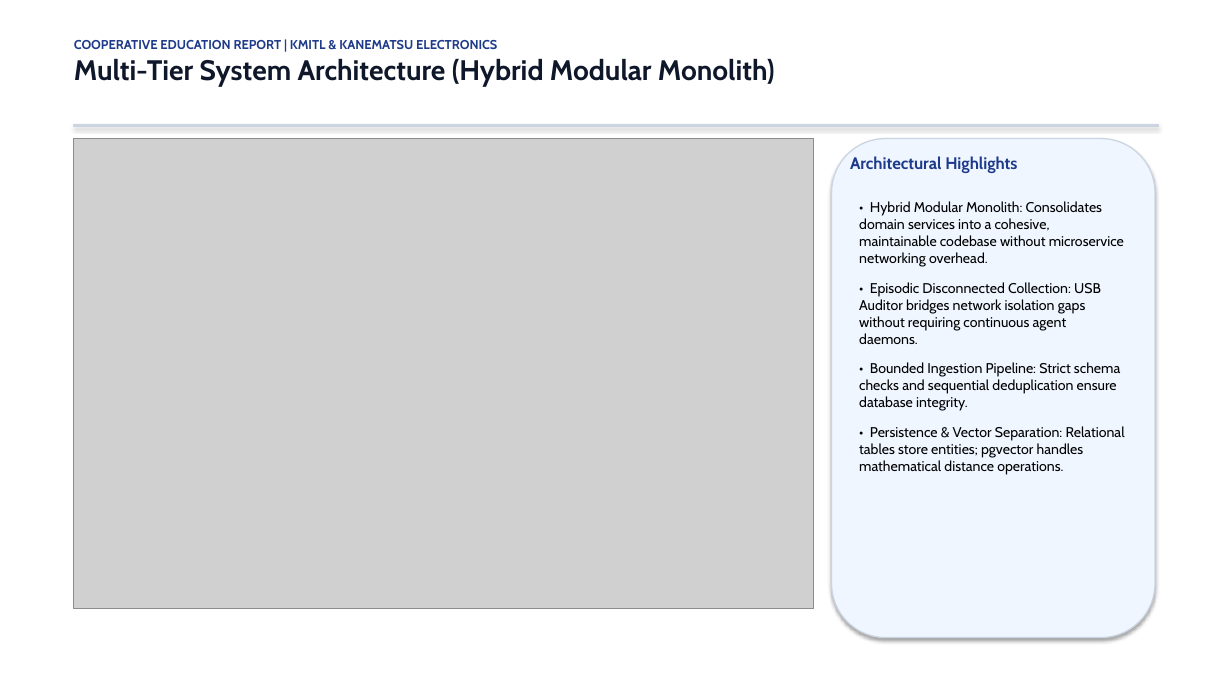
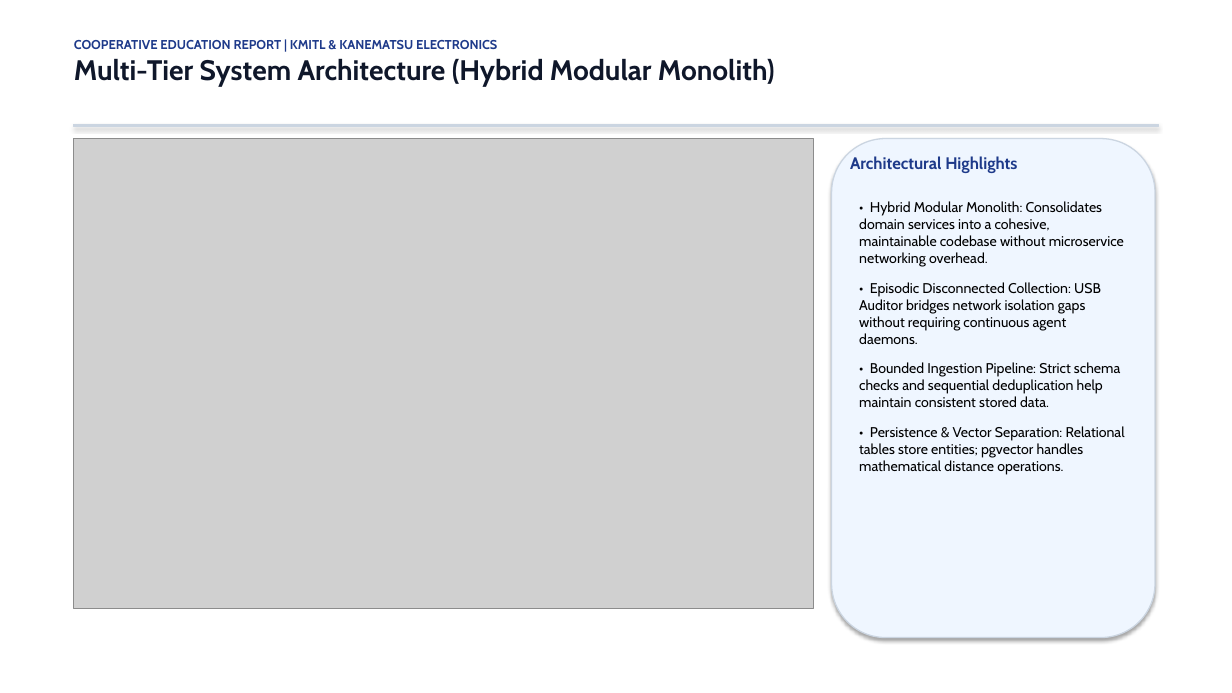
Before and after one commit to Ratthabhumi/EIMS, a slide deck: slide 6 of docs/presentation/EIMS_COOP_PRESENTATION_2026.pptx. Drawn at 1232x693 pixels with LibreOffice and Linux fonts; fonts in the diff are those of the drawing; grey boxes stand for pictures. Boxes give left, top, right and bottom in pixels: in the first picture for what was removed or moved away, otherwise in the second. Text is boxed around its words. In the diff, an @@ line names an element or a change of style, - is before the commit and + after.

```diff
--- a/docs/presentation/EIMS_COOP_PRESENTATION_2026.pptx
+++ b/docs/presentation/EIMS_COOP_PRESENTATION_2026.pptx
@@ text at (x1=859, y1=362, x2=1120, y2=407): text changed @@
-• Bounded Ingestion Pipeline: Strict schema checks and sequential deduplication ensure database integrity.
+• Bounded Ingestion Pipeline: Strict schema checks and sequential deduplication help maintain consistent stored data.
```
Also in this commit, not shown: 2 other slides changed, 7 other files.
